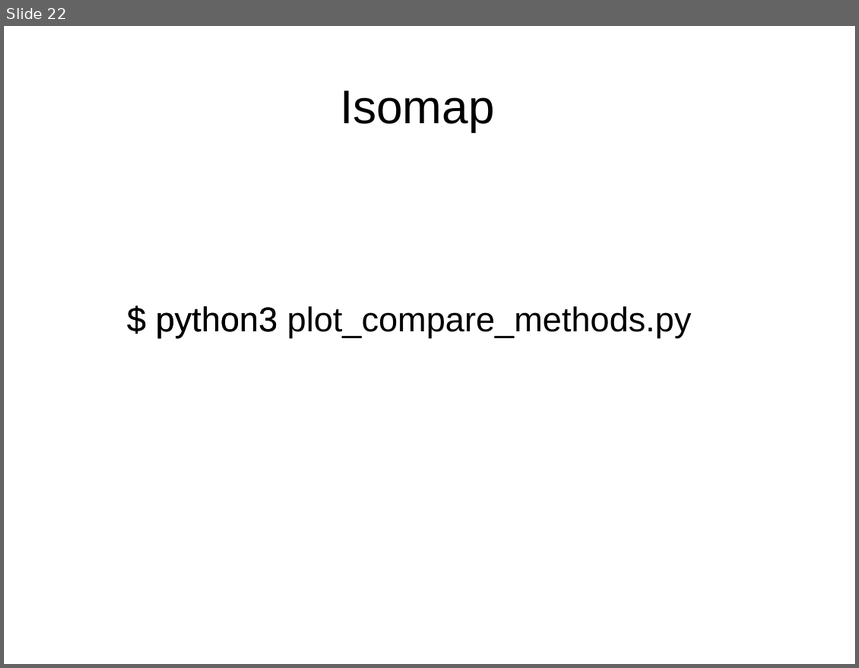
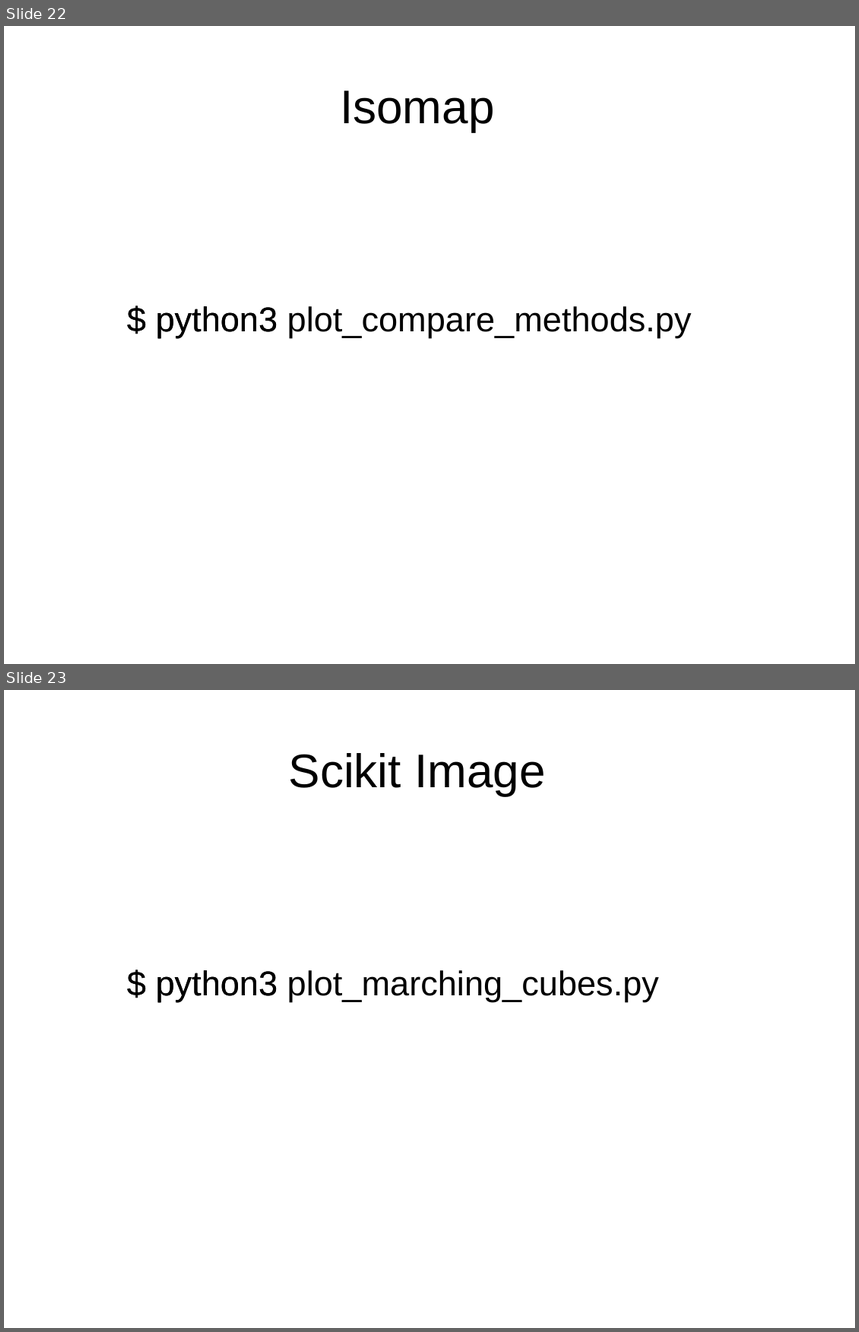
Before and after one commit to davidam/python-examples, a slide deck: presentations/scikit.odp. Shown one above the other, each under a label of ours: slide 22 before the commit, slides 22 and 23 after it. The pictures are 859x668 and 859x1332 pixels, drawn with LibreOffice and Linux fonts; fonts in the diff are those of the drawing. Boxes give left, top, right and bottom in pixels: in the first picture for what was removed or moved away, otherwise in the second. Text is boxed around its words. In the diff, an @@ line names an element or a change of style, - is before the commit and + after.

Commit message:
scikit.odp: add slide

```diff
--- a/presentations/scikit.odp
+++ b/presentations/scikit.odp
@@ slide 23 added at (4,690,855,1328), background #FFFFFF @@
@@ title added at (289,753,545,796), 44 pt, text #000000 @@
+Scikit Image
@@ text added at (120,958,789,1081), 32 pt, text #000000 @@
+$ python3
@@ text added at (156,970,659,1002), 32 pt, text #000000 @@
+$ python3 plot_marching_cubes.py
```
